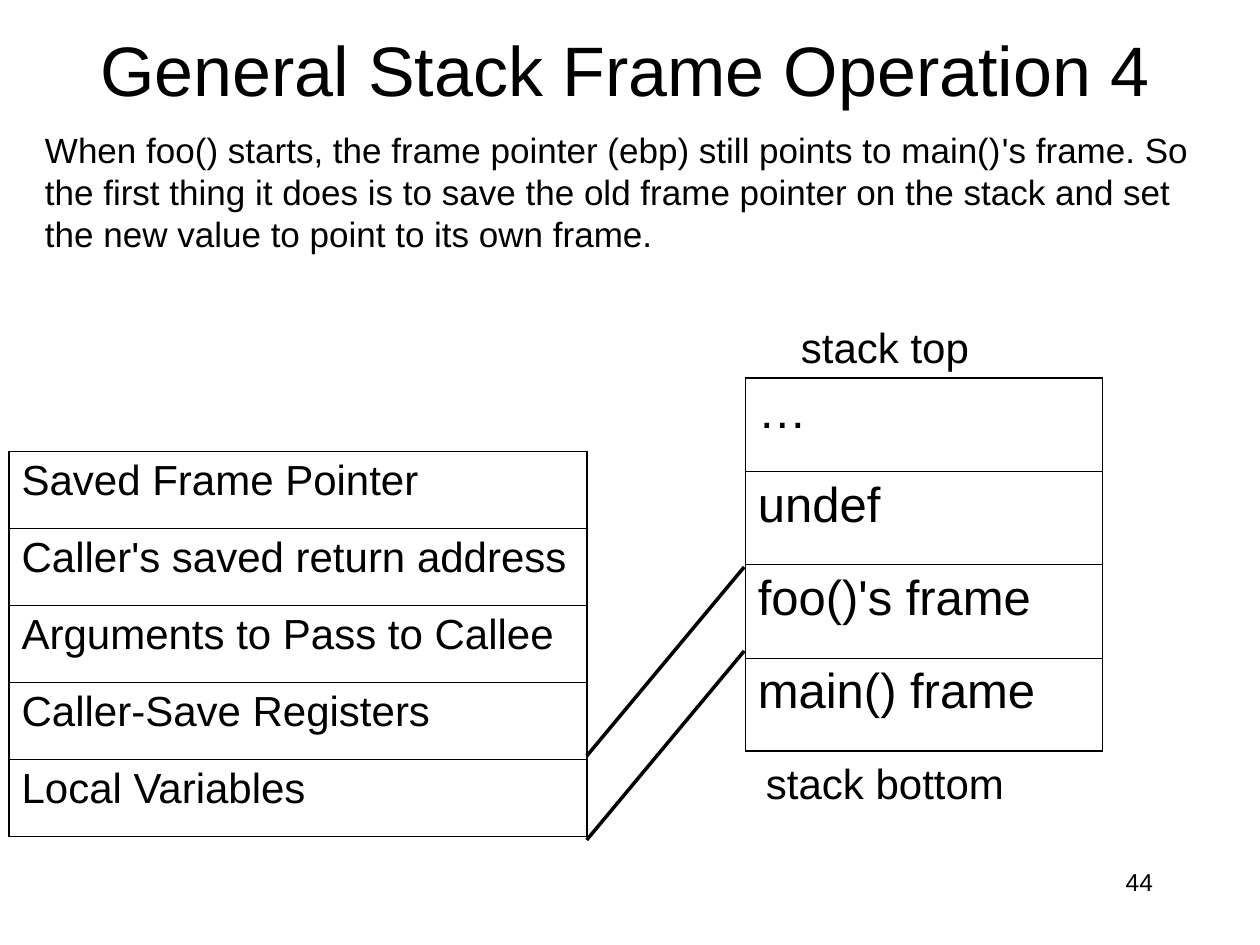
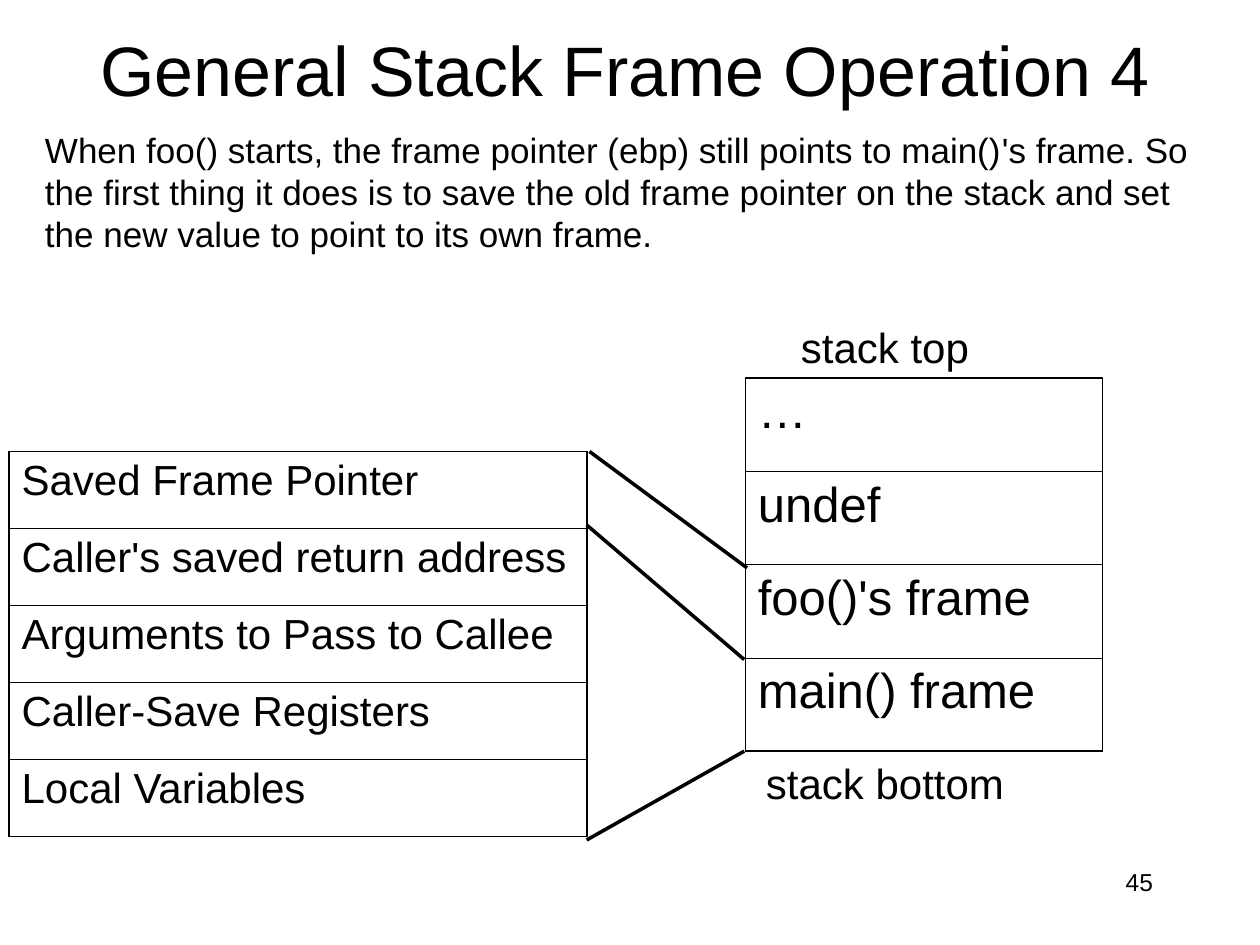
Before and after one commit to RobotMafiaCTF/RE_VR_Training, a slide deck: slide 45 of assembly/ppts/IntroductionToIntelx86-Part1.ppt (slide 44 before the commit). Drawn at 1260x945 pixels with LibreOffice and Linux fonts; fonts in the diff are those of the drawing. Boxes give left, top, right and bottom in pixels: in the first picture for what was removed or moved away, otherwise in the second. Text is boxed around its words. In the diff, an @@ line names an element or a change of style, - is before the commit and + after.

```diff
--- a/assembly/ppts/IntroductionToIntelx86-Part1.ppt
+++ b/assembly/ppts/IntroductionToIntelx86-Part1.ppt
@@ line added from (590, 451) to (747, 568), #000000 2.01 pt @@
@@ line moved from (587, 756) - (745, 567) to (587, 525) - (745, 659) @@
@@ line moved from (587, 840) - (745, 651) to (587, 840) - (745, 751) @@
@@ page number at <box>1126,874,1153,892</box>: text changed @@
-44
+45
```
Also in this commit, not shown: 33 other slides changed.
